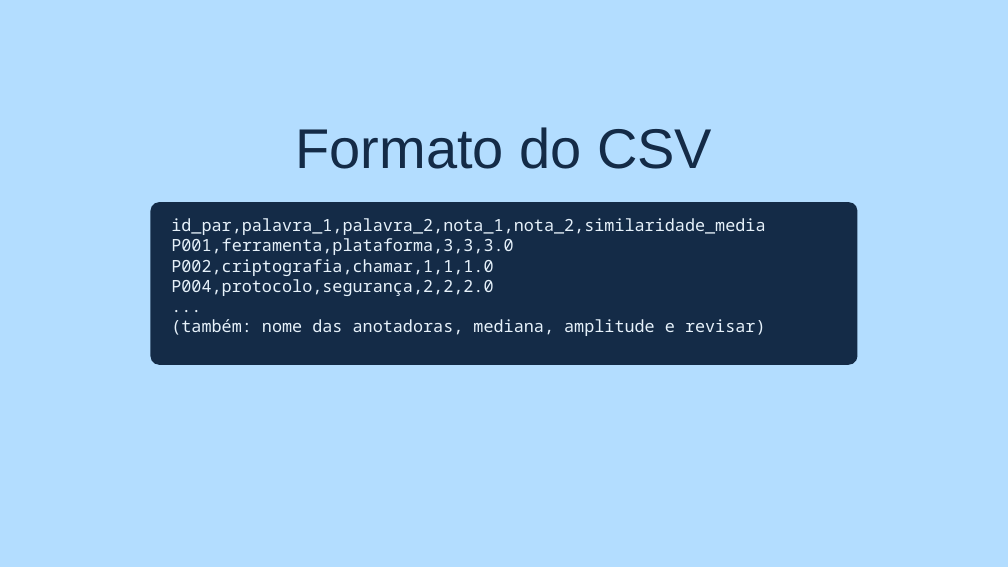
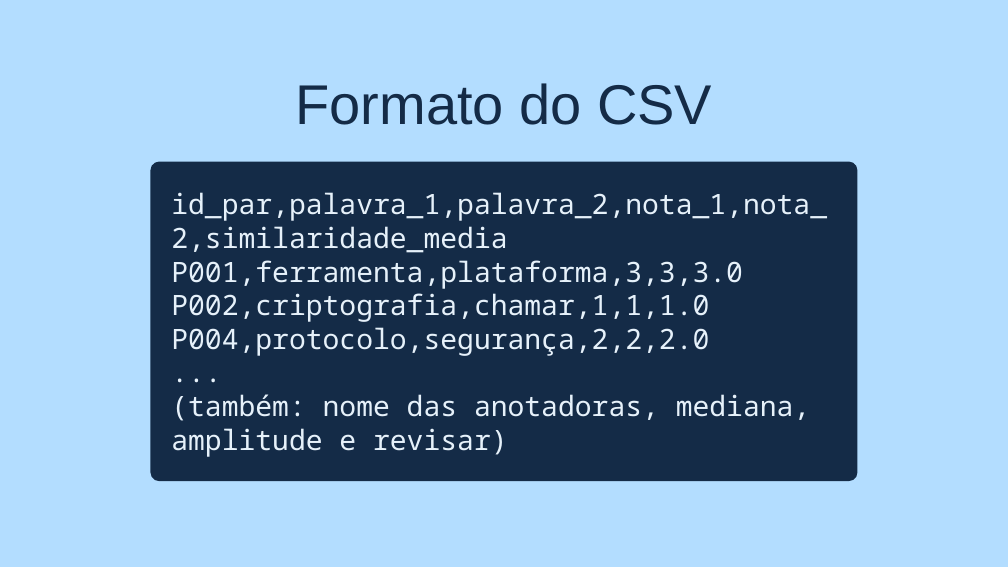
Before and after one commit to barbaradasilvadapper/T1-PLN, a slide deck: slide 15 of entregaveis/Trabalho1_PLN.pptx. Drawn at 1008x567 pixels with LibreOffice and Linux fonts; fonts in the diff are those of the drawing. Boxes give left, top, right and bottom in pixels: in the first picture for what was removed or moved away, otherwise in the second. Text is boxed around its words. In the diff, an @@ line names an element or a change of style, - is before the commit and + after.

```diff
--- a/entregaveis/Trabalho1_PLN.pptx
+++ b/entregaveis/Trabalho1_PLN.pptx
@@ text "Formato do CSV": place and size @@
-text "Formato do CSV" at [296,127,712,169]
+text "Formato do CSV" at [296,83,712,125]
@@ rounded rectangle: place and size @@
-rounded rectangle at [151,203,857,364]
+rounded rectangle at [151,162,857,481]
@@ rounded rectangle at [151,162,857,481]: proportions changed @@
@@ text "id_par,palavra_1,palavra_2,nota_1,nota_2,similaridade_media": place and size @@
-text "id_par,palavra_1,palavra_2,nota_1,nota_2,similaridade_media" at [171,218,766,336]
+text "id_par,palavra_1,palavra_2,nota_1,nota_2,similaridade_media" at [171,192,827,457]
@@ text "id_par,palavra_1,palavra_2,nota_1,nota_2,similaridade_media" at [171,192,827,457]: size 12 to 20 pt @@
```
Also in this commit, not shown: 15 other slides changed, 3 slides added, 3 slides removed, 3 other files.
